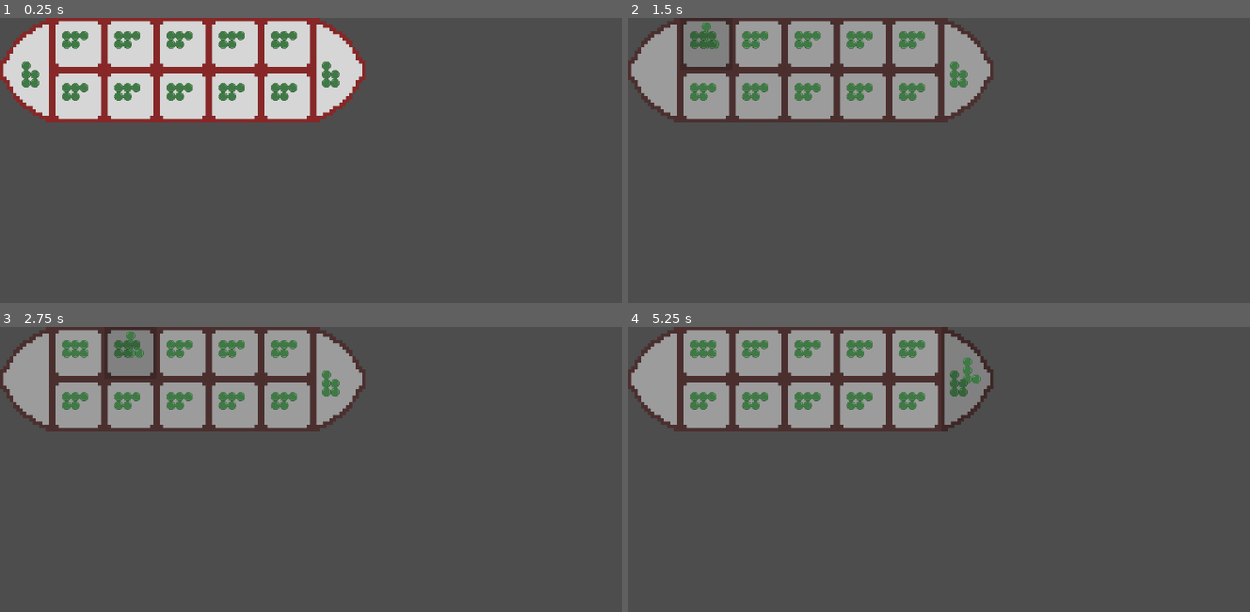
Above: before the commit, frames 1-4 (two rows, left to right).
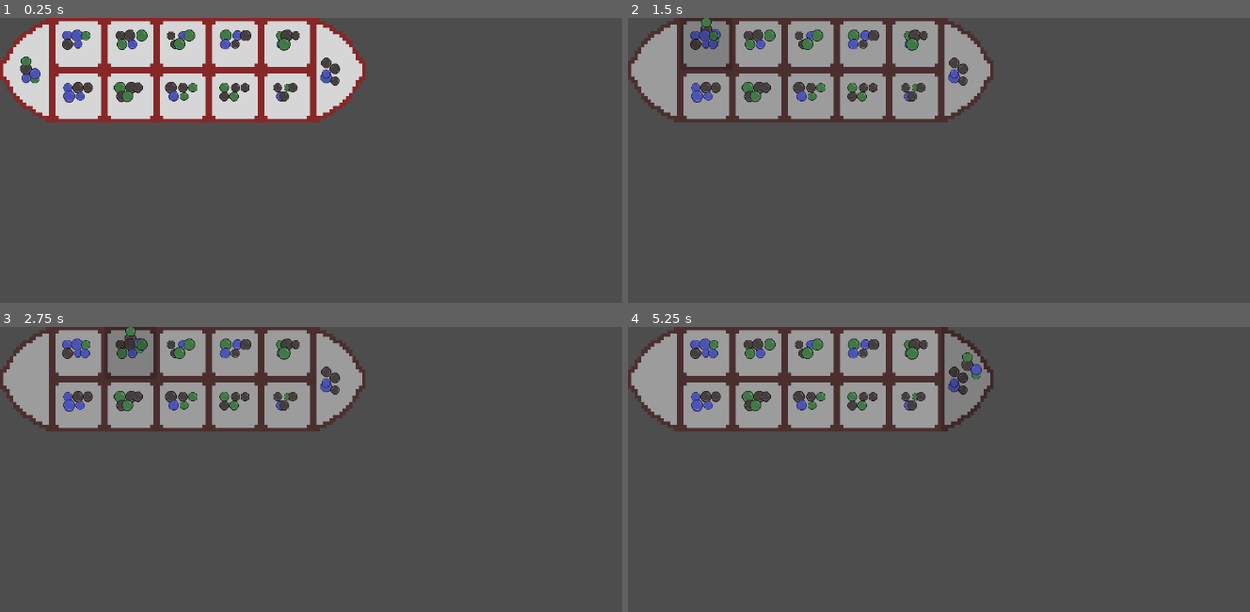
Above: after the commit, the same moments.

Repository: thannicko/QuanCaptureGame
Game: Godot game, scene res://scenes/board.tscn
Same seed, same stepped clock (60 frames per second), same inputs: the game is played once before the commit and once after it.
Inputs (mouse positions are in pixels of both pictures, inside the frame that each line leads up to):
- Up to frame 1 (0.25 s): no input
- Up to frame 2 (1.5 s): tap Enter at 0.5 s; move the mouse to (652, 69) at 0.52 s; click (652, 69) at 0.67 s; tap Space at 1.25 s; move the mouse to (708, 43) at 1.27 s; click (708, 43) at 1.42 s
- Up to frame 3 (2.75 s): tap Enter at 2 s; move the mouse to (130, 352) at 2.02 s; click (130, 352) at 2.17 s
- Up to frame 4 (5.25 s): tap Space at 2.75, 4.25 s; move the mouse to (808, 352) at 2.77 s; click (808, 352) at 2.92 s; tap Enter at 3.5 s; move the mouse to (864, 352) at 3.52 s; click (864, 352) at 3.67 s; move the mouse to (914, 352) at 4.27 s; click (914, 352) at 4.42 s; move the mouse to (970, 378) at 5.02 s; click (970, 378) at 5.17 s

The runs differ from the first frame. In frame 1, 2.8% of the frame differs, in the area x 3-55%, y 3-30%; in frame 2, 2.6%; in frame 3, 2.6%; in frame 4, 2.7%.

Commit message:
Add a few more rock colors

Diff:
--- /dev/null
+++ b/scenes/rock.gd
@@ -0,0 +1,9 @@
+extends Node2D
+
+@export var rock_textures: Array[Texture2D]
+
+@onready var sprite : Sprite2D = $"Sprite2D"
+
+func _ready() -> void:
+	var index = randi_range(0, rock_textures.size() - 1)
+	sprite.texture = rock_textures[index]
--- a/scenes/rock.tscn
+++ b/scenes/rock.tscn
@@ -1,11 +1,16 @@
-[gd_scene load_steps=3 format=3 uid="uid://do5ciu7ykx32p"]
+[gd_scene load_steps=6 format=3 uid="uid://do5ciu7ykx32p"]
 
-[ext_resource type="Texture2D" uid="uid://cki8tfuatuxuw" path="res://assets/Rock.png" id="1_b4wti"]
+[ext_resource type="Texture2D" uid="uid://bgy0mki3gxrol" path="res://assets/RockWithOutline.png" id="1_0auhv"]
+[ext_resource type="Script" path="res://scenes/rock.gd" id="1_7w73s"]
+[ext_resource type="Texture2D" uid="uid://b2m20d26quw1c" path="res://assets/BlueRock.png" id="3_ibmlo"]
+[ext_resource type="Texture2D" uid="uid://dyo707p4ci5p7" path="res://assets/BlackRock.png" id="4_udb54"]
 
 [sub_resource type="CircleShape2D" id="CircleShape2D_l2bjr"]
 radius = 8.06226
 
 [node name="Rock" type="Node2D"]
+script = ExtResource("1_7w73s")
+rock_textures = Array[Texture2D]([ExtResource("1_0auhv"), ExtResource("3_ibmlo"), ExtResource("4_udb54")])
 
 [node name="Area2D" type="Area2D" parent="."]
 
@@ -14,4 +19,4 @@
 
 [node name="Sprite2D" type="Sprite2D" parent="."]
 texture_filter = 1
-texture = ExtResource("1_b4wti")
+texture = ExtResource("1_0auhv")
--- a/scripts/board.gd
+++ b/scripts/board.gd
@@ -21,6 +21,9 @@
 
 func _spawn_big_square(is_last_square: bool) -> void:
 	var big_square = BigSquareScene.instantiate() as BigSquare
+	big_square.name = "BigSquare"
+	if (is_last_square):
+		big_square.name = "LastBigSquare"
 	add_child(big_square)
 	squares.append(big_square)
 	if (is_last_square):
@@ -37,5 +40,6 @@
 		else:
 			square.position.x = (i + 1) * SquareSize.x * square.scale.x
 		square.position.y = row_index * SquareSize.y * square.scale.y
+		square.name = "Square" + str(i) + "Row" + str(row_index)
 		add_child(square)
 		squares.append(square)
--- a/scripts/boardstatemachine/stateboardpickuprocks.gd
+++ b/scripts/boardstatemachine/stateboardpickuprocks.gd
@@ -12,7 +12,6 @@
 		if (not square.rock_pile.is_empty()):
 			square.rock_pile.pick_up()
 			statemachine.selected_square = square
-			_disable_unreachable_squares()
 		else:
 			print("Square empty!")
 	else:
--- a/scripts/boardstatemachine/stateboardputrocks.gd
+++ b/scripts/boardstatemachine/stateboardputrocks.gd
@@ -1,4 +1,6 @@
 class_name StateBoardPutRocks extends State
+
+var _square_path: Array[Square] = []
 
 func entry() -> void:
 	print("Entered: ", name, " with selected first: ", statemachine.first_dropoff_square)
@@ -27,21 +29,22 @@
 		else:
 			indice = (selected_index - i - 1) % statemachine.board.squares.size()
 		reachable_indices.append(indice)
+		_square_path.append(statemachine.board.squares[indice])
 	for i in statemachine.board.squares.size():
 		if i not in reachable_indices:
 			statemachine.board.squares[i].disable()
 
-
-
 func on_square_clicked(square: Square) -> void:
-	_drop_rock_at(square)
+	if square == _square_path.front():
+		_drop_rock_at(square)
 
 func _drop_rock_at(destination: Square) -> void:
 	if (statemachine.selected_square.rock_pile.rocks_count() > 0):
-		destination.rock_pile.add_rock(1)
-		statemachine.selected_square.rock_pile.remove_rock(1)
+		var rock = statemachine.selected_square.rock_pile.pop_front()
+		destination.rock_pile.add_rock(rock)
 		destination.disable()
-
+		_square_path.erase(destination)
+		print("Rock dropped, path: ", _square_path)
 
 func exit() -> void:
 	for square_node in statemachine.board.squares:
--- a/scripts/rockpile.gd
+++ b/scripts/rockpile.gd
@@ -37,15 +37,12 @@
 func _process(delta: float) -> void:
 	global_position = get_global_mouse_position()
 
-func remove_rock(amount : int) -> void:
-	for i in amount:
-		var rock = _rocks.pop_back()
-		rock.queue_free()
+func pop_front() -> Node2D:
+	return _rocks.pop_front()
 
-func add_rock(amount : int) -> void:
-	print("Add rock: ", amount)
-	var rock = RockScene.instantiate() as Node2D
-	_add_rock_to_scene(rock)
+func add_rock(rock : Node2D) -> void:
+	rock.reparent(self)
+	_rocks.append(rock)
 	_set_rock_position(rock, _rocks.find(rock))
 
 func set_rocks(amount : int) -> void:
@@ -59,8 +56,11 @@
 
 func _set_rock_position(rock: Node2D, index: int) -> void:
 	rock.position.x = (index % max_rocks_in_row) * RockSize
+	rock.position.x += randi_range(0, 10)
 	rock.position.y = (index / max_rocks_in_row) * RockSize
 
 func _add_rock_to_scene(rock: Node2D):
+	var random_scale = randf_range(0.85, 1.25)
+	rock.scale = Vector2(random_scale, random_scale)
 	add_child(rock)
 	_rocks.append(rock)
Binary file added: assets/BlackRock.png
Not shown, added: assets/BlackRock.png.import
Binary file added: assets/BlueRock.png
Not shown, added: assets/BlueRock.png.import
Binary file added: assets/RockWithOutline.png
Not shown, added: assets/RockWithOutline.png.import
